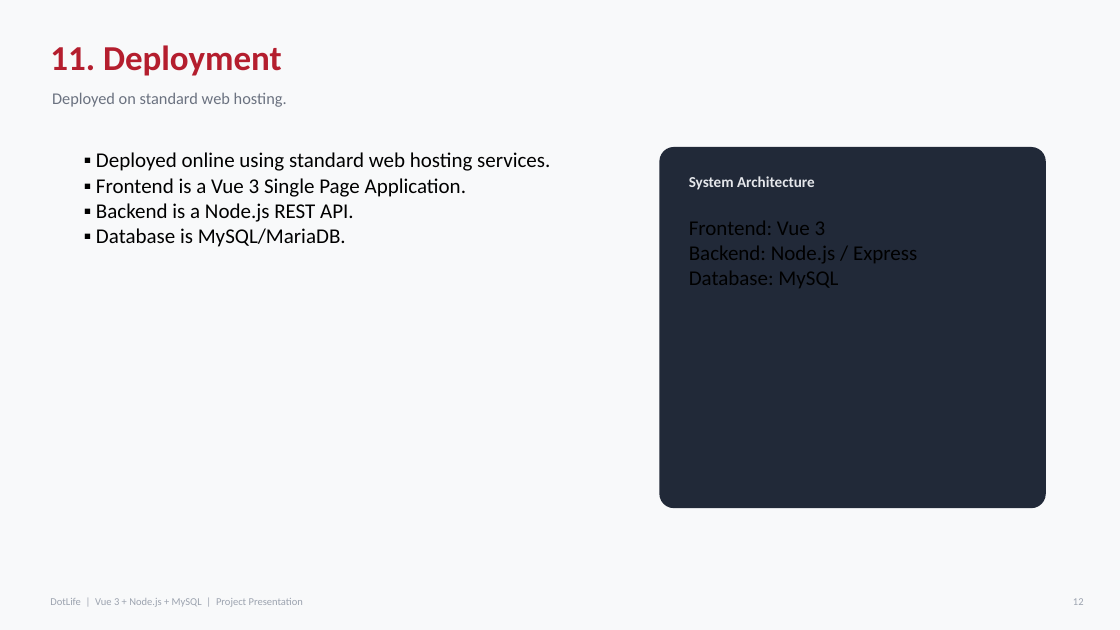
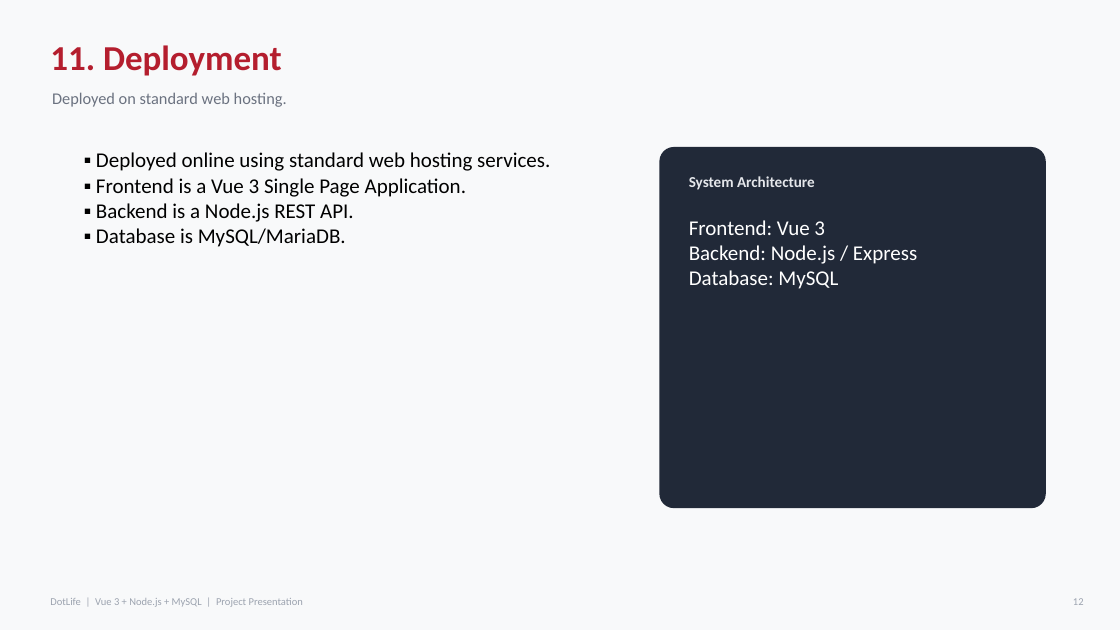
Before and after one commit to 0x0prateek/Blood-Donation-Camp-System, a slide deck: slide 12 of DotLife_Presentation.pptx. Drawn at 1120x630 pixels with LibreOffice and Linux fonts; fonts in the diff are those of the drawing. Boxes give left, top, right and bottom in pixels: in the first picture for what was removed or moved away, otherwise in the second. Text is boxed around its words. In the diff, an @@ line names an element or a change of style, - is before the commit and + after.

```diff
--- a/DotLife_Presentation.pptx
+++ b/DotLife_Presentation.pptx
@@ text "Frontend: Vue 3" at (x1=689, y1=220, x2=917, y2=289): text colour #000000 to #FFFFFF @@
```
Also in this commit, not shown: 10 slides added.
